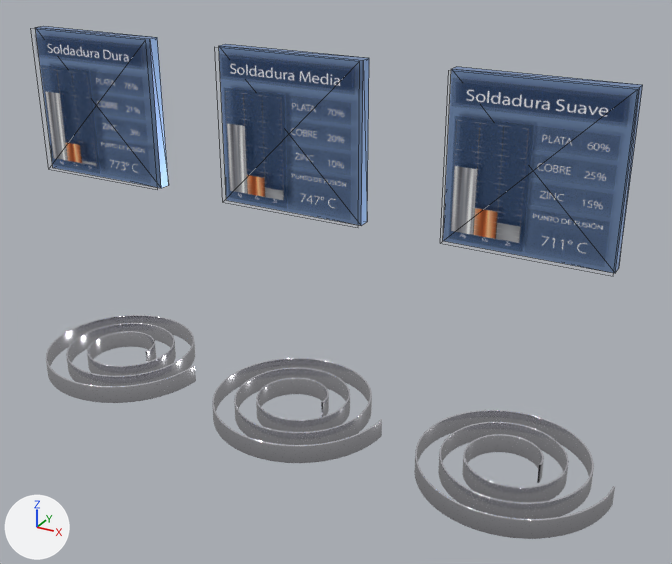
One commit to the glTF model Soldaduras.glb: the scene before it, then after it.
Rendered twice from a 50 mm camera at (0.192, -0.313, 0.221) aimed at (0.019, 0.001, 0.064). Every picture has the same lights, and +X, +Y and +Z are marked at lower left. Mesh edges are drawn as thin lines on the coarser meshes. Where no turn or scale is listed for an object, it has been applied to the vertices. Vertices at the same position are counted once.

The scene before the commit, as lines of its bpy script (objects in view):
```python
ob_espiral_100_placa = bpy.data.objects.new('espiral_100_Placa', me_cube_022)
ob_espiral_100_placa.location = (0.0, 0.0, 0.0)
ob_espiral_100_png = bpy.data.objects.new('espiral_100_PNG', me_plane_018)
ob_espiral_100_png.location = (-0.1, -0.0052, 0.125)
ob_espiral_70 = bpy.data.objects.new('espiral_70', me_espiral_70_curve_006)
ob_espiral_70.location = (0.1, 0.0, 0.0)
ob_espiral_70_placa = bpy.data.objects.new('espiral_70_Placa', me_cube_024)
ob_espiral_70_placa.location = (0.0, 0.0, 0.0)
ob_espiral_70_png = bpy.data.objects.new('espiral_70_PNG', me_plane_020)
ob_espiral_70_png.location = (0.1, -0.0052, 0.125)
ob_espiral_85_placa = bpy.data.objects.new('espiral_85_Placa', me_cube_023)
ob_espiral_85_placa.location = (0.0, 0.0, 0.0)
ob_espiral_85_png = bpy.data.objects.new('espiral_85_PNG', me_plane_019)
ob_espiral_85_png.location = (0.0, -0.0052, 0.125)
# also in view: 'espiral_100' at (-0.098, -0.002, 0.0); 'espiral_85' at (0.002, -0.002, 0.0)
```
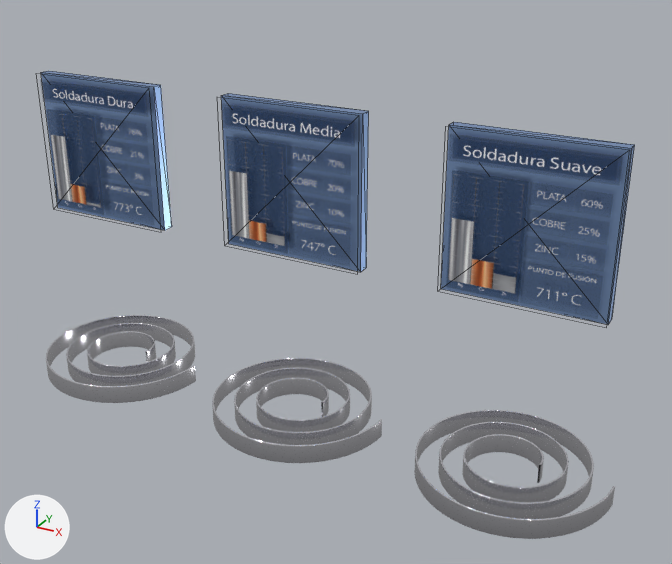
The change in detail:
me_cube_022 has 8 vertices, 12 faces and spans x -0.1325..-0.0675, y -0.0025..0.0025, z 0.0925..0.1575.
me_cube_022 is used by ob_espiral_100_placa; location (0.0, 0.0, 0.0).
me_cube_022 part 1: the whole mesh is moved by (0.0, 0.0, -0.02).
me_cube_023 has 8 vertices, 12 faces and spans x -0.0325..0.0325, y -0.0025..0.0025, z 0.0925..0.1575.
me_cube_023 is used by ob_espiral_85_placa; location (0.0, 0.0, 0.0).
me_cube_023 part 2: the whole mesh is moved by (0.0, 0.0, -0.02).
me_cube_024 has 8 vertices, 12 faces and spans x 0.0675..0.1325, y -0.0025..0.0025, z 0.0925..0.1575.
me_cube_024 is used by ob_espiral_70_placa; location (0.0, 0.0, 0.0).
me_cube_024 part 3: the whole mesh is moved by (0.0, 0.0, -0.02).
Object 'espiral_100_PNG' (ob_espiral_100_png) moves from (-0.1, -0.0052, 0.125) to (-0.1, -0.0052, 0.105).
Object 'espiral_85_PNG' (ob_espiral_85_png) moves from (0.0, -0.0052, 0.125) to (0.0, -0.0052, 0.105).
Object 'espiral_70_PNG' (ob_espiral_70_png) moves from (0.1, -0.0052, 0.125) to (0.1, -0.0052, 0.105).

Where the change shows, as pixel boxes (x1, y1, x2, y2) in the pictures (672 x 564 px):
'espiral_70_Placa', mesh moved
    before: (443, 67, 643, 273)
    after: (441, 122, 635, 325)
'espiral_70_PNG', moved
    before: (449, 82, 626, 254)
    after: (447, 137, 619, 305)
'espiral_85_Placa', mesh moved
    before: (219, 44, 369, 226)
    after: (221, 93, 369, 272)
'espiral_100_Placa', mesh moved
    before: (35, 26, 168, 188)
    after: (41, 71, 172, 230)
'espiral_85_PNG', moved
    before: (221, 57, 352, 208)
    after: (224, 107, 352, 255)
'espiral_100_PNG', moved
    before: (37, 37, 145, 173)
    after: (42, 82, 148, 215)
